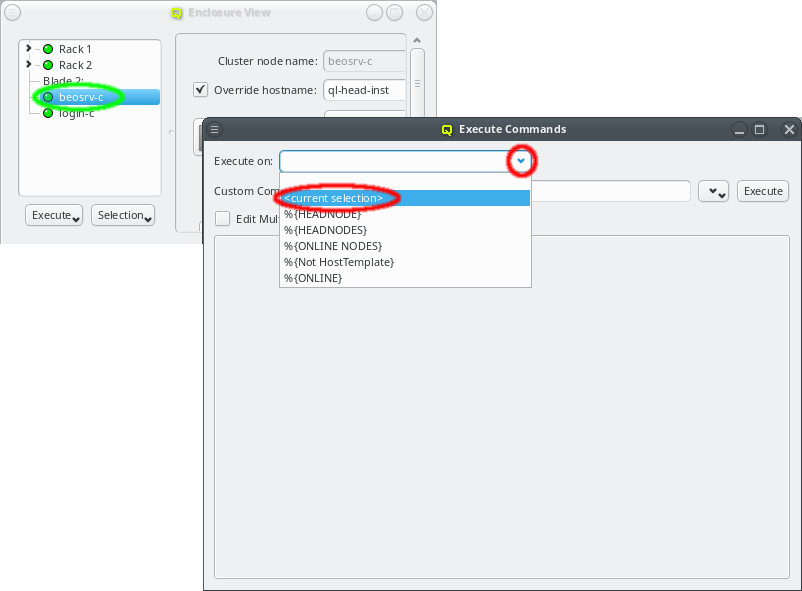
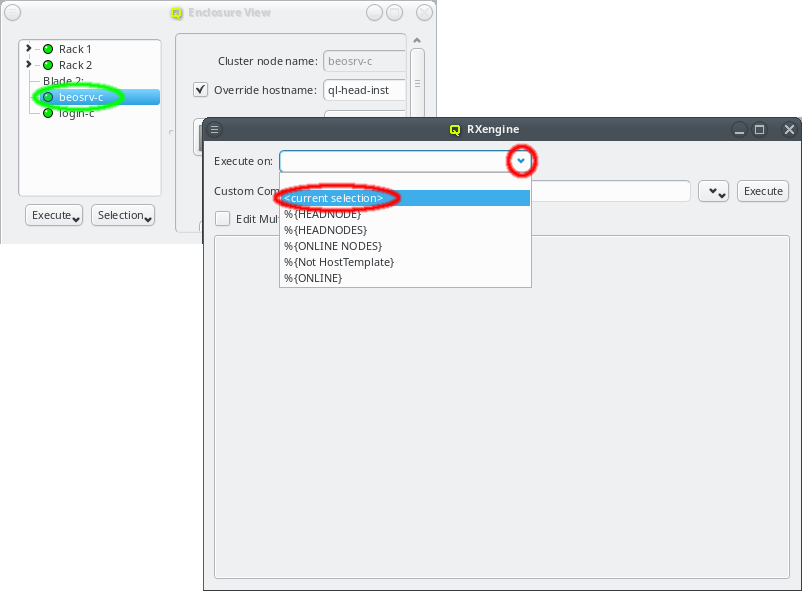
Revision of a layered 802 × 591 image; what changed, layer by layer:
painted on "Qlustar Management Interface" over [440, 123, 567, 138]
